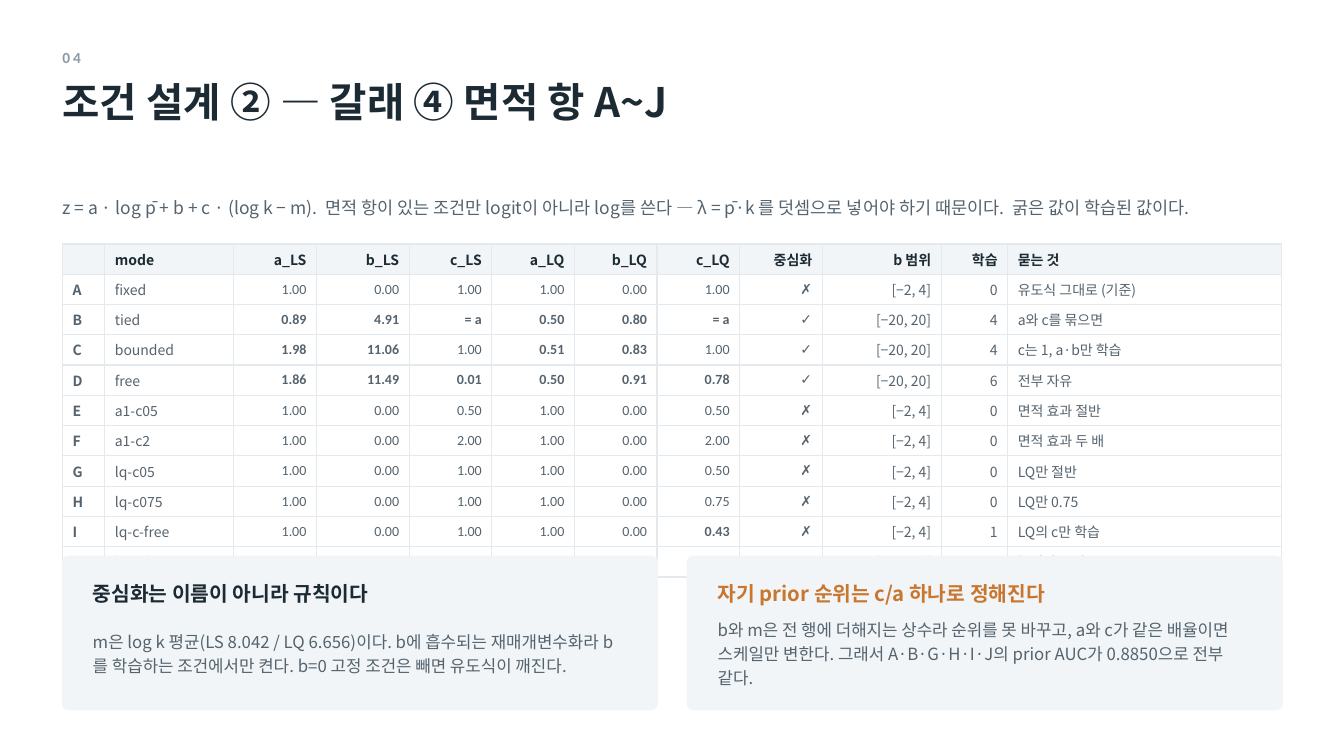
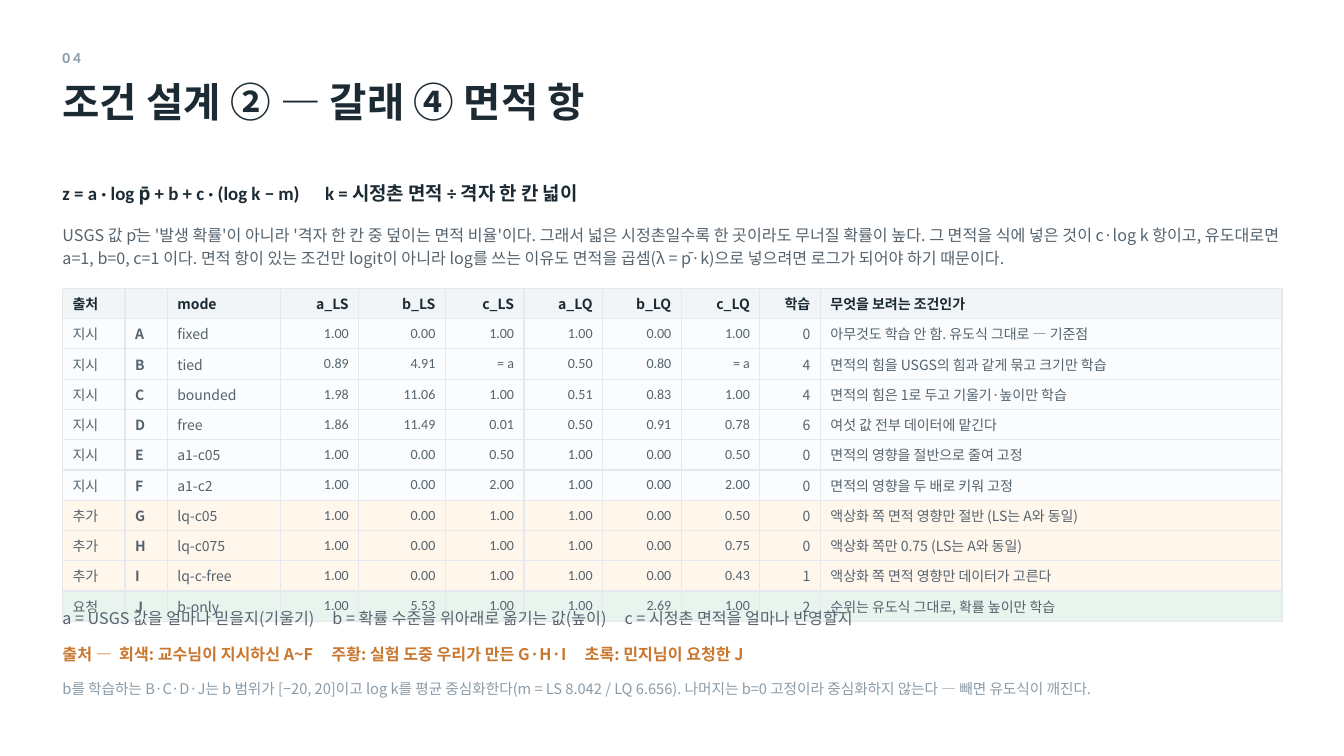
Before and after one commit to minji1217/pilotA, a slide deck: slide 6 of docs/후속실험3_발표.pptx. Drawn at 1344x756 pixels with LibreOffice and Linux fonts; fonts in the diff are those of the drawing. Boxes give left, top, right and bottom in pixels: in the first picture for what was removed or moved away, otherwise in the second. Text is boxed around its words. In the diff, an @@ line names an element or a change of style, - is before the commit and + after.

```diff
--- a/docs/후속실험3_발표.pptx
+++ b/docs/후속실험3_발표.pptx
@@ text at [62,82,585,121]: text changed @@
-조건 설계 ② — 갈래 ④ 면적 항 A~J
+조건 설계 ② — 갈래 ④ 면적 항
@@ text at [62,184,578,205]: text changed; size 12.5 to 13.5 pt; font Noto Sans CJK KR to Calibri; text colour #55636E to #1C2A33; bold on @@
-z = a · log p̄ + b + c · (log k − m). 면적 항이 있는 조건만 logit이 아니라 log를 쓴다 — λ = p̄·k 를 덧셈으로 넣어야 하기 때문이다. 굵은 값이 학습된 값이다.
+z = a · log p̄ + b + c · (log k − m) k = 시정촌 면적 ÷ 격자 한 칸 넓이
@@ text added at [62,227,1279,268], 11.5 pt, text #55636E @@
+USGS 값 p̄는 '발생 확률'이 아니라 '격자 한 칸 중 덮이는 면적 비율'이다. 그래서 넓은 시정촌일수록 한 곳이라도 무너질 확률이 높다. 그 면적을 식에 넣은 것이 c·log k 항이고, 유도대로면 a=1, b=0, c=1 이다. 면적 항이 있는 조건만 logit이 아니라 log를 쓰는 이유도 면적을 곱셈(λ = p̄·k)으로 넣으려면 로그가 되어야 하기 때문이다.
@@ table at [63,288,1282,620] @@
+column 1: 출처 | 지시 | 지시 | 지시 | 지시 | 지시 | 지시 | 추가 | 추가 | 추가 | 요청
-column 9: 중심화 | ✗ | ✓ | ✓ | ✓ | ✗ | ✗ | ✗ | ✗ | ✗ | ✓
-column 10: b 범위 | [−2, 4] | [−20, 20] | [−20, 20] | [−20, 20] | [−2, 4] | [−2, 4] | [−2, 4] | [−2, 4] | [−2, 4] | [−20, 20]
-column 12: 묻는 것 | 유도식 그대로 (기준) | a와 c를 묶으면 | c는 1, a·b만 학습 | 전부 자유 | 면적 효과 절반 | 면적 효과 두 배 | LQ만 절반 | LQ만 0.75 | LQ의 c만 학습 | 높이만 보정
+column 11: 무엇을 보려는 조건인가 | 아무것도 학습 안 함. 유도식 그대로 — 기준점 | 면적의 힘을 USGS의 힘과 같게 묶고 크기만 학습 | 면적의 힘은 1로 두고 기울기·높이만 학습 | 여섯 값 전부 데이터에 맡긴다 | 면적의 영향을 절반으로 줄여 고정 | 면적의 영향을 두 배로 키워 고정 | 액상화 쪽 면적 영향만 절반 (LS는 A와 동일) | 액상화 쪽만 0.75 (LS는 A와 동일) | 액상화 쪽 면적 영향만 데이터가 고른다 | 순위는 유도식 그대로, 확률 높이만 학습
@@ table: place and size @@
-table at [63,244,1282,652]
+table at [63,288,1282,620]
@@ rounded rectangle removed at [63,557,657,710] @@
@@ rounded rectangle removed at [688,557,1282,710] @@
@@ text removed at [718,584,1045,606] @@
-자기 prior 순위는 c/a 하나로 정해진다
@@ text at [62,608,852,627]: text changed; size 14.5 to 11.5 pt; text colour #1C2A33 to #55636E; bold off @@
-중심화는 이름이 아니라 규칙이다
+a = USGS 값을 얼마나 믿을지(기울기) b = 확률 수준을 위아래로 옮기는 값(높이) c = 시정촌 면적을 얼마나 반영할지
@@ text removed at [718,622,1229,686] @@
-b와 m은 전 행에 더해지는 상수라 순위를 못 바꾸고, a와 c가 같은 배율이면 스케일만 변한다. 그래서 A·B·G·H·I·J의 prior AUC가 0.8850으로 전부 같다.
@@ text at [62,646,743,662]: text changed; size 12 to 11.5 pt; text colour #55636E to #C9772F; bold on @@
-m은 log k 평균(LS 8.042 / LQ 6.656)이다. b에 흡수되는 재매개변수화라 b를 학습하는 조건에서만 켠다. b=0 고정 조건은 빼면 유도식이 깨진다.
+출처 — 회색: 교수님이 지시하신 A~F 주황: 실험 도중 우리가 만든 G·H·I 초록: 민지님이 요청한 J
@@ text added at [62,682,1091,698], 10.5 pt, text #8A9BA8 @@
+b를 학습하는 B·C·D·J는 b 범위가 [−20, 20]이고 log k를 평균 중심화한다(m = LS 8.042 / LQ 6.656). 나머지는 b=0 고정이라 중심화하지 않는다 — 빼면 유도식이 깨진다.
```
Also in this commit, not shown: 1 other slide changed, 1 other file.
